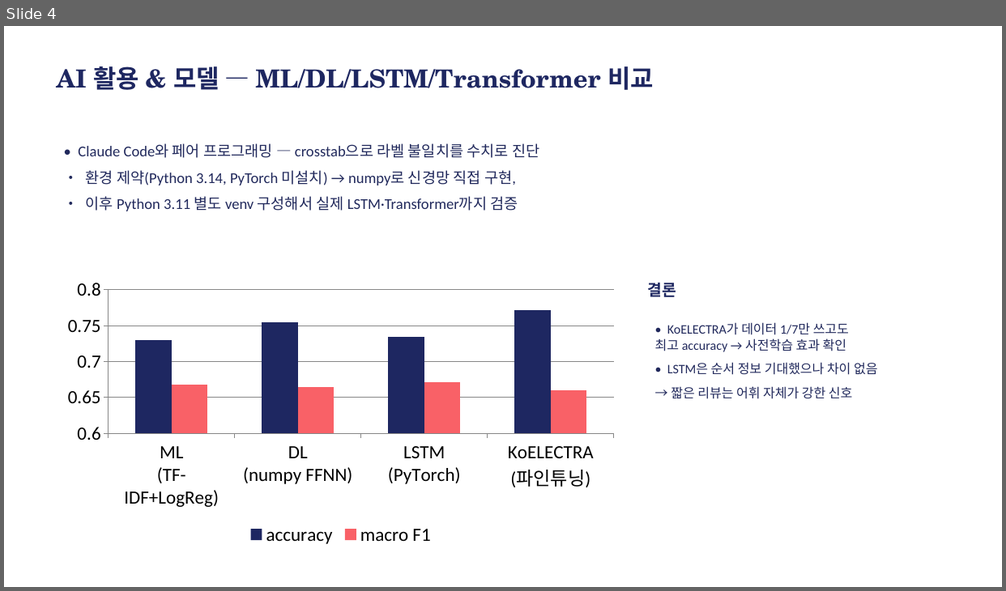
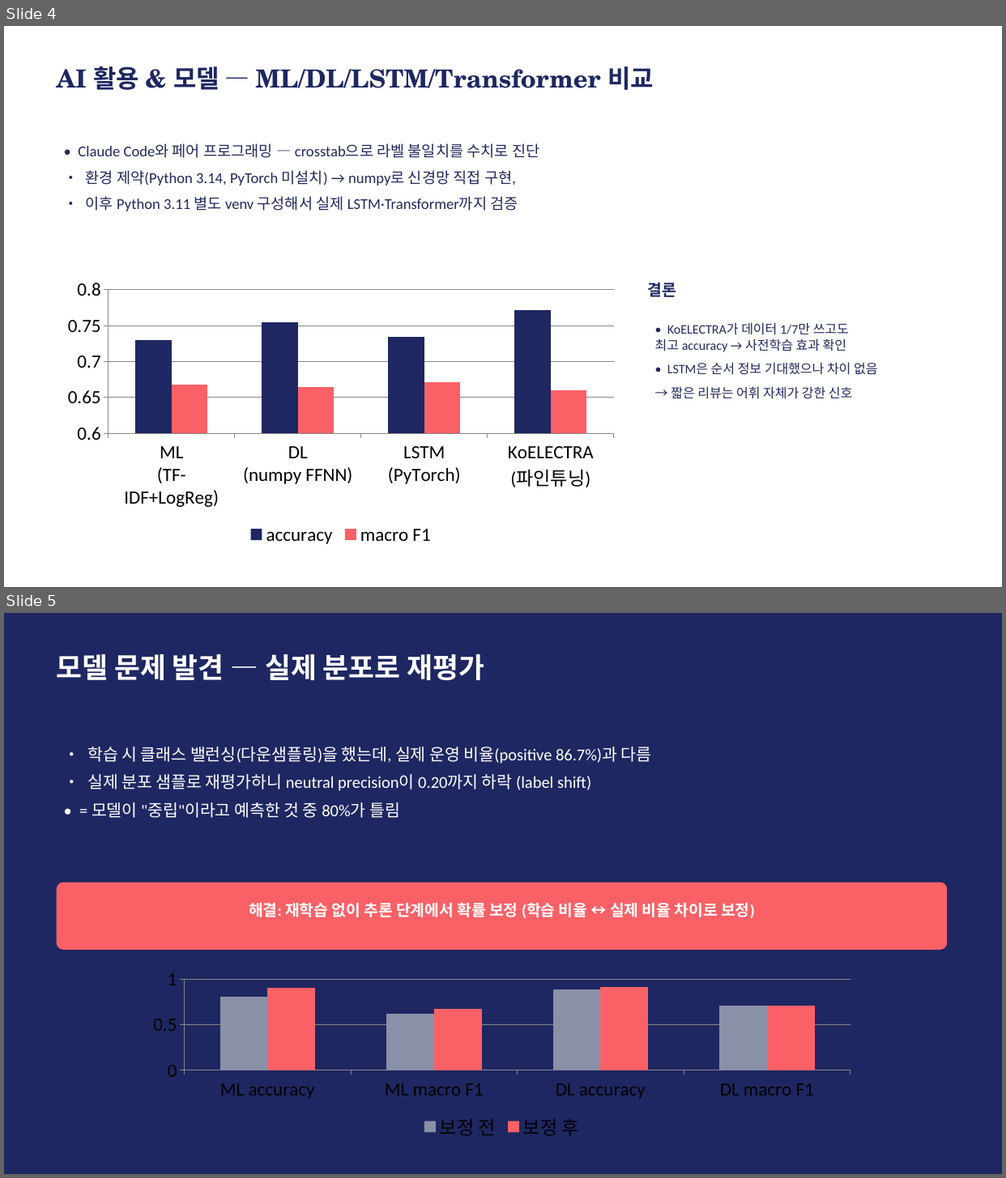
Before and after one commit to dong29482757-beep/shopping-review-crawler, a slide deck: BeautyScope_발표.pptx. Shown one above the other, each under a label of ours: slide 4 before the commit, slides 4 and 5 after it. The pictures are 1006x591 and 1006x1178 pixels, drawn with LibreOffice and Linux fonts; fonts in the diff are those of the drawing. Boxes give left, top, right and bottom in pixels: in the first picture for what was removed or moved away, otherwise in the second. Text is boxed around its words. In the diff, an @@ line names an element or a change of style, - is before the commit and + after.

```diff
--- a/BeautyScope_발표.pptx
+++ b/BeautyScope_발표.pptx
@@ slide 5 added at box(4, 613, 1002, 1174), background #FFFFFF @@
@@ rectangle added at box(4, 613, 1002, 1174), fill #1E2761 @@
@@ text added at box(57, 654, 484, 680), 27 pt, text #FFFFFF, bold @@
+모델 문제 발견 — 실제 분포로 재평가
@@ text added at box(87, 747, 652, 818), 16 pt, text #FFFFFF @@
+• 학습 시 클래스 밸런싱(다운샘플링)을 했는데, 실제 운영 비율(positive 86.7%)과 다름
+• 실제 분포 샘플로 재평가하니 neutral precision이 0.20까지 하락 (label shift)
+• = 모델이 "중립"이라고 예측한 것 중 80%가 틀림
@@ rounded rectangle added at box(57, 883, 948, 950), fill #F96167 @@
@@ text added at box(249, 903, 755, 918), 15 pt, text #FFFFFF, bold @@
+해결: 재학습 없이 추론 단계에서 확률 보정 (학습 비율 ↔ 실제 비율 차이로 보정)
@@ column chart added at box(138, 965, 865, 1144) @@
+categories: ML accuracy, ML macro F1, DL accuracy, DL macro F1
+보정 전: 0.81, 0.63, 0.89, 0.71
+보정 후: 0.91, 0.68, 0.92, 0.71
```
Also in this commit, not shown: 1 slide changed, 1 slide removed, 1 other file.
